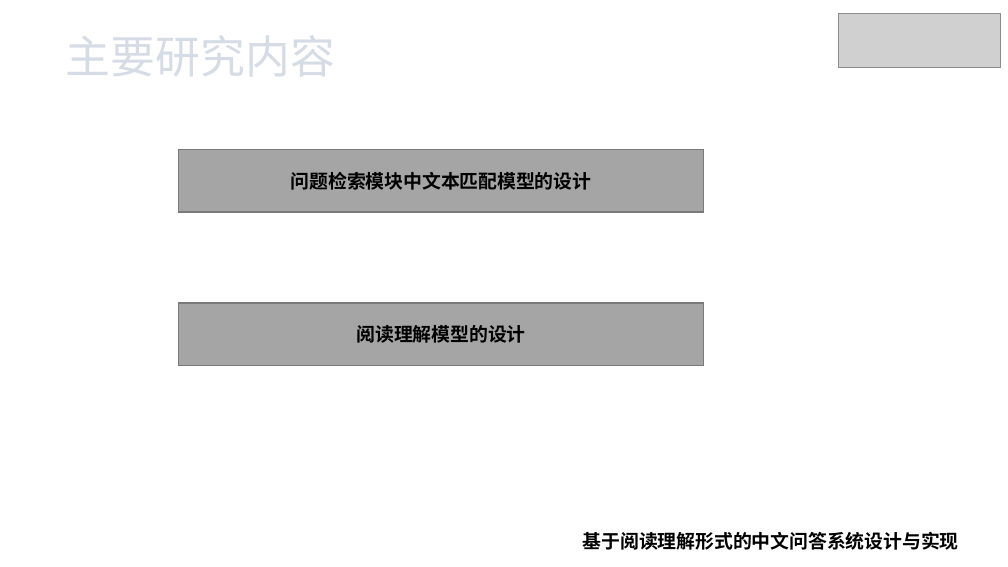
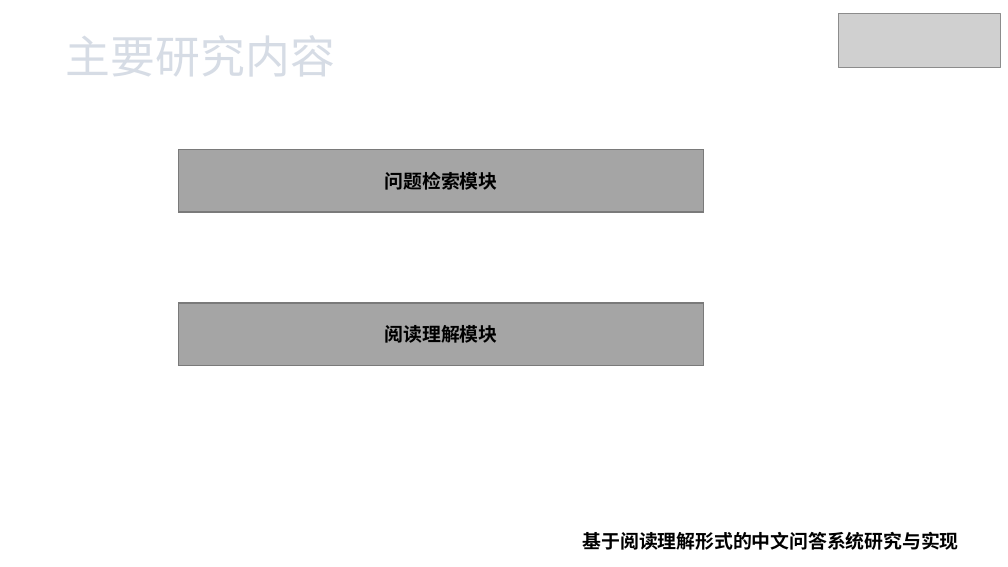
Before and after one commit to xhsun1997/ChineseMRC, a slide deck: slide 12 of 孙相会.pptx. Drawn at 1008x567 pixels with LibreOffice and Linux fonts; fonts in the diff are those of the drawing; grey boxes stand for pictures; background and template pictures are left out. Boxes give left, top, right and bottom in pixels: in the first picture for what was removed or moved away, otherwise in the second. Text is boxed around its words. In the diff, an @@ line names an element or a change of style, - is before the commit and + after.

```diff
--- a/孙相会.pptx
+++ b/孙相会.pptx
@@ text in rectangle at (385,172,498,190): text changed @@
-问题检索模块中文本匹配模型的设计
+问题检索模块
@@ text in rectangle at (385,325,498,343): text changed @@
-阅读理解模型的设计
+阅读理解模块
@@ text at (583,532,959,550): text changed @@
-基于阅读理解形式的中文问答系统设计与实现
+基于阅读理解形式的中文问答系统研究与实现
```
Also in this commit, not shown: 14 other slides changed, 6 slides added, 1 slide removed, 6 other files.
